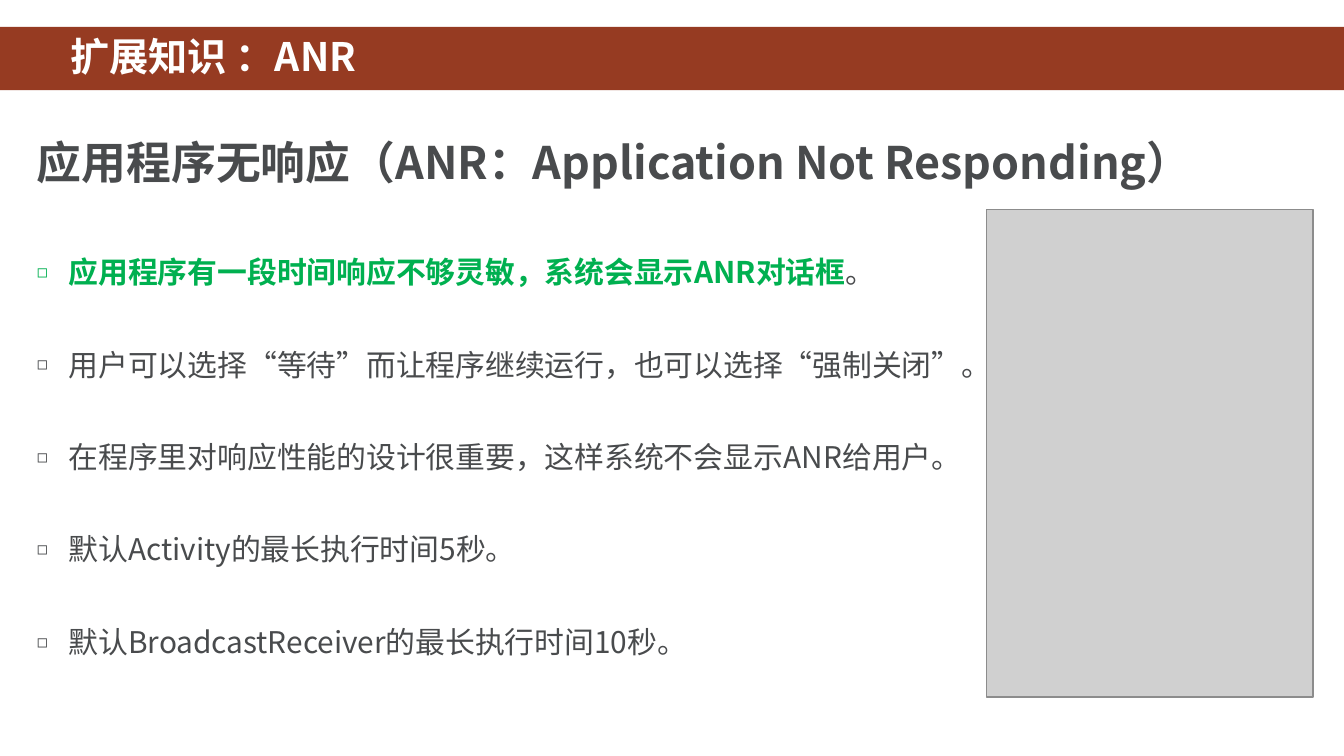
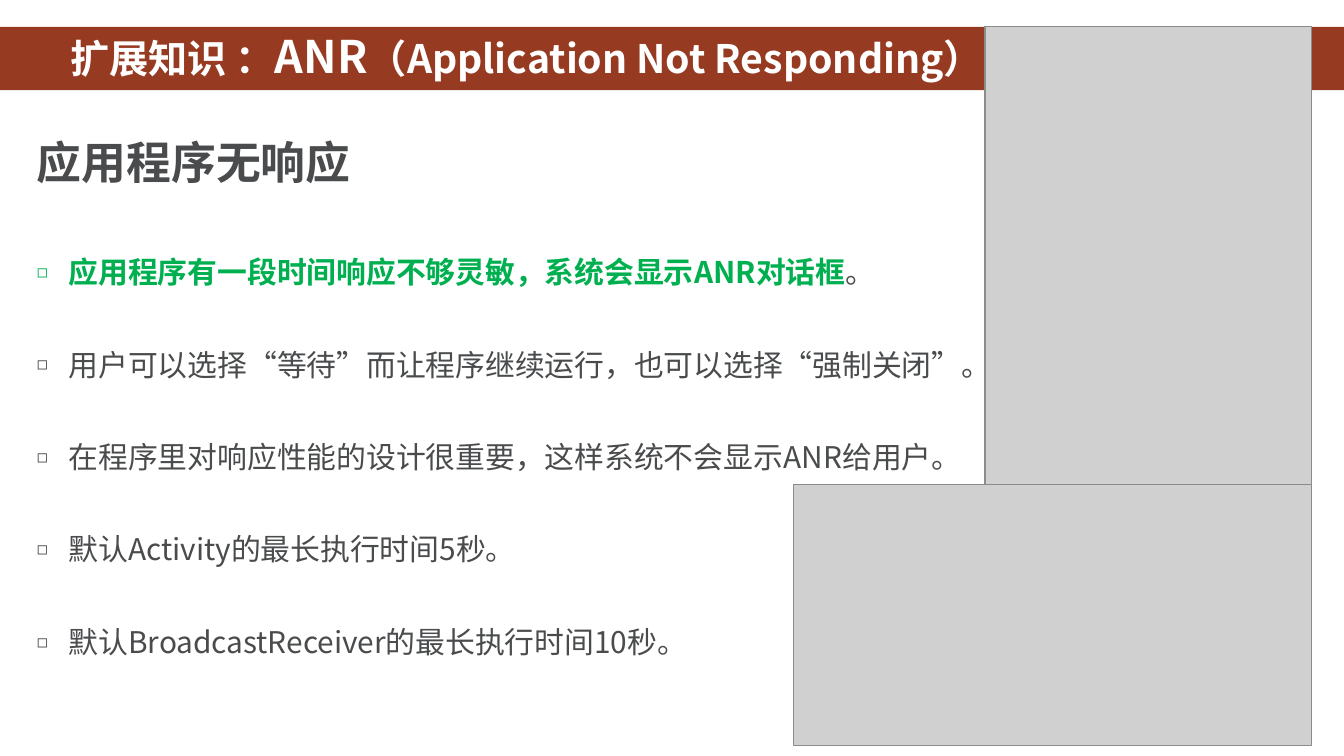
Before and after one commit to HBU/Android-PPT, a slide deck: slide 8 of 07.0 -- 广播 ------- 第07章.ppt. Drawn at 1344x756 pixels with LibreOffice and Linux fonts; fonts in the diff are those of the drawing; grey boxes stand for pictures; background and template pictures are left out. Boxes give left, top, right and bottom in pixels: in the first picture for what was removed or moved away, otherwise in the second. Text is boxed around its words. In the diff, an @@ line names an element or a change of style, - is before the commit and + after.

```diff
--- a/07.0 -- 广播 ------- 第07章.ppt
+++ b/07.0 -- 广播 ------- 第07章.ppt
@@ picture: place and size @@
-picture at (986,210,1313,698)
+picture at (985,27,1312,515)
@@ title at (70,39,983,83): text changed @@
-扩展知识 ：ANR
+扩展知识 ：ANR（Application Not Responding）
@@ text at (37,140,351,183): text changed @@
-应用程序无响应（ANR：Application Not Responding）
+应用程序无响应
@@ picture added at (794,485,1312,746) @@
```
